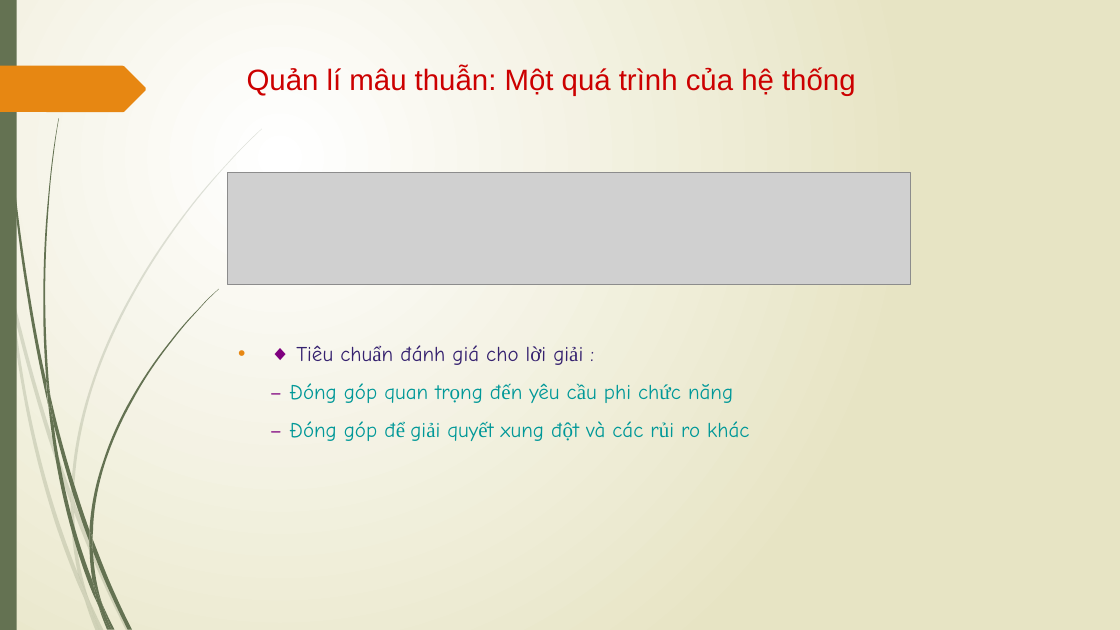
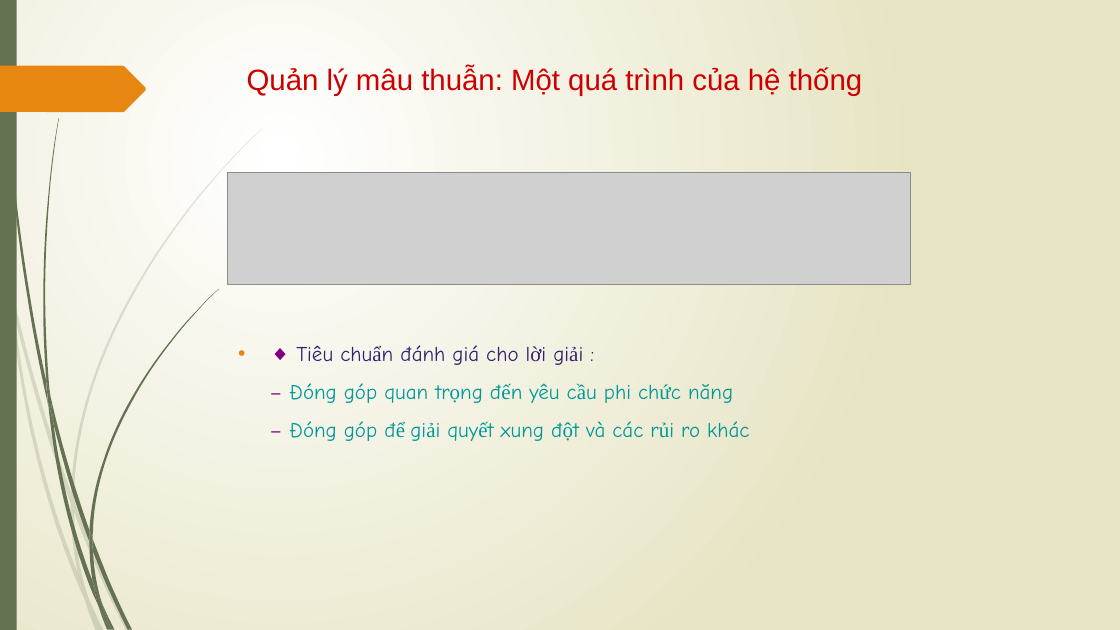
Before and after one commit to vutuanhai237/CourseMaterials, a slide deck: slide 68 of SE357-Requirement engineering/Slides/Lý thuyết/Bài 4- Khám phá yêu cầu.pptx. Drawn at 1120x630 pixels with LibreOffice and Linux fonts; fonts in the diff are those of the drawing; grey boxes stand for pictures. Boxes give left, top, right and bottom in pixels: in the first picture for what was removed or moved away, otherwise in the second. Text is boxed around its words. In the diff, an @@ line names an element or a change of style, - is before the commit and + after.

```diff
--- a/SE357-Requirement engineering/Slides/Lý thuyết/Bài 4- Khám phá yêu cầu.pptx
+++ b/SE357-Requirement engineering/Slides/Lý thuyết/Bài 4- Khám phá yêu cầu.pptx
@@ title at box(247, 67, 863, 96): text changed @@
-Quản lí mâu thuẫn: Một quá trình của hệ thống
+Quản lý mâu thuẫn: Một quá trình của hệ thống
```
Also in this commit, not shown: 15 other slides changed, 6 slides added, 3 slides removed, 19 other files.
